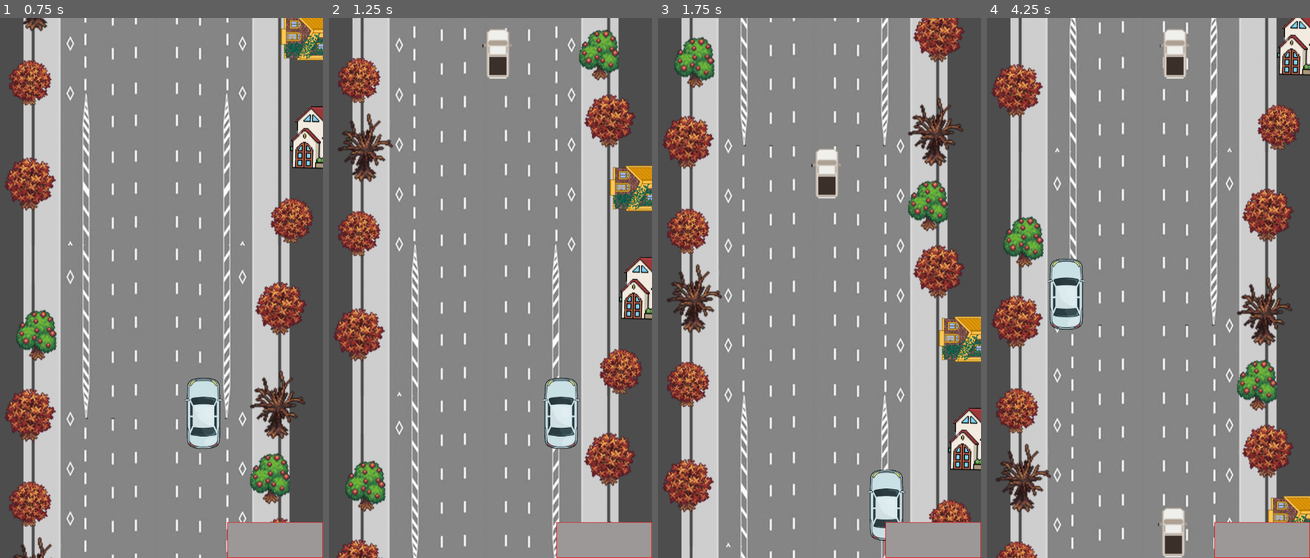
Above: before the commit, frames 1-4 (left to right).
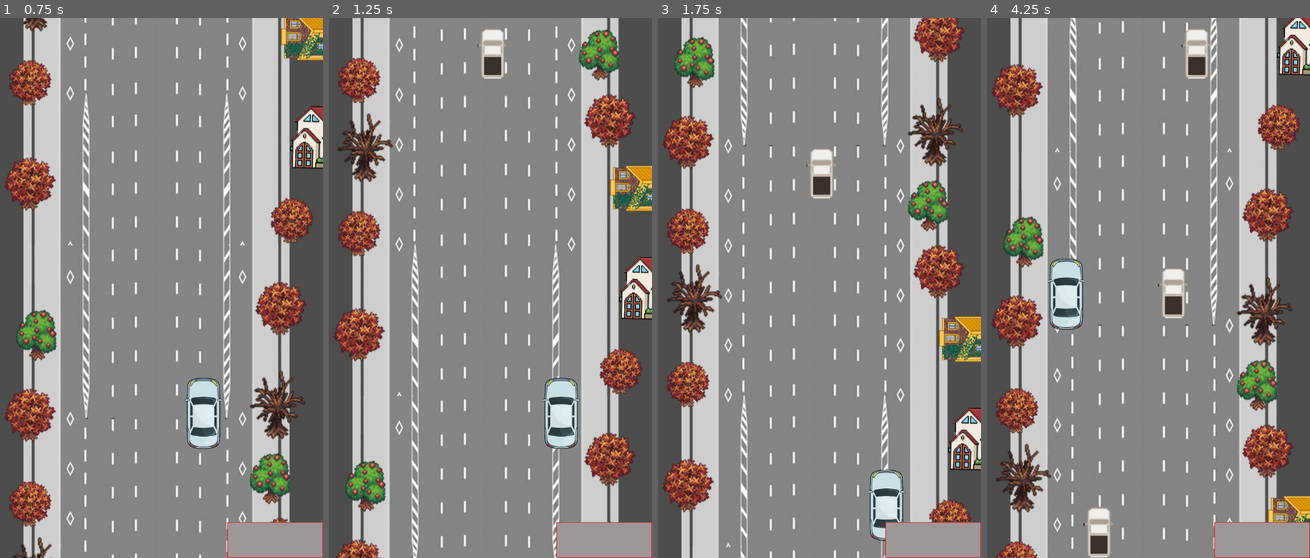
Above: after the commit, the same moments.

Repository: Zanzigzan/ChaosHacks-2024
Game: Godot game, scene res://main.tscn
The game is run twice, just before and just after one commit, with the same random seed, the same clock (stepped at 60 frames per second) and the same inputs.
Inputs:
- Up to frame 1 (0.75 s): hold Right (ui_right) from 0.53 s (still down)
- Up to frame 2 (1.25 s): keep holding Right (ui_right)
- Up to frame 3 (1.75 s): release Right (ui_right) at 1.28 s; hold Down (ui_down) from 1.28 s (still down)
- Up to frame 4 (4.25 s): release Down (ui_down) at 2.03 s; hold Right (ui_right) 2.03-2.78 s; hold Up (ui_up) 2.78-3.53 s; hold Left (ui_left) from 3.53 s (still down)

Frame 1 is identical in both runs. In frame 2, 0.4% of the frame differs, in the area x 45-57%, y 2-12%; in frame 3, 0.4%; in frame 4, 3.1%, in the area x 29-70%, y 2-100%.

Commit message:
S

Diff:
--- a/enemy.gd
+++ b/enemy.gd
@@ -22,7 +22,10 @@
 func _on_body_entered(body):
 	if body is Player:
 		body.die()
-	queue_free()
+	die()
 
 func set_wiggling(wiggling):
 	is_wiggling = wiggling
+
+func die():
+	queue_free()
--- a/main.gd
+++ b/main.gd
@@ -27,7 +27,7 @@
 		#$ParallaxBackground.scroll_offset.y = 0
 
 func _on_enemy_spawn_timer_timeout():
-	var enemy = enemy_scenes.pick_random().instantiate()
+	var enemy = enemy_scenes[0].instantiate()
 	enemy.global_position = Vector2(randf_range(240, 480), -50)
 	$EnemyContainer.add_child(enemy)
 
@@ -42,6 +42,11 @@
 		$WigglingTimer.stop()
 		$EventsMsgs.show_message("RICHMOND DRIVER!!!!", "BE AWARE!!!")
 		countEvent += 1
+
+		# Richmoooond Driiiveeeer
+		var enemy = enemy_scenes[1].instantiate()
+		enemy.global_position = Vector2(560, 1340)
+		$EnemyContainer.add_child(enemy)
 	elif countEvent == 2:
 		$EventsMsgs.show_message("CAUTION: ACIDENT AHEAD", "Transit!")
 	else:
--- a/main.tscn
+++ b/main.tscn
@@ -1,9 +1,10 @@
-[gd_scene load_steps=7 format=3 uid="uid://cp54u6l2jlcvm"]
+[gd_scene load_steps=8 format=3 uid="uid://cp54u6l2jlcvm"]
 
 [ext_resource type="Script" path="res://main.gd" id="1_7m5w8"]
 [ext_resource type="PackedScene" uid="uid://c0uf3xsnhgll4" path="res://enemy.tscn" id="2_eitbt"]
 [ext_resource type="PackedScene" uid="uid://dcxs6lviy8iqy" path="res://Player.tscn" id="3_foi4r"]
 [ext_resource type="Texture2D" uid="uid://dxk40741uyss1" path="res://Resources/Background/Road.png" id="3_spre1"]
+[ext_resource type="PackedScene" uid="uid://b5lbwy5hprciv" path="res://richmond_driver.tscn" id="3_y72yp"]
 [ext_resource type="PackedScene" uid="uid://r0qe4ipkl5k" path="res://events_msgs.tscn" id="5_wichx"]
 
 [sub_resource type="Curve2D" id="Curve2D_8atcv"]
@@ -14,7 +15,7 @@
 
 [node name="Main" type="Node2D"]
 script = ExtResource("1_7m5w8")
-enemy_scenes = Array[PackedScene]([ExtResource("2_eitbt")])
+enemy_scenes = Array[PackedScene]([ExtResource("2_eitbt"), ExtResource("3_y72yp")])
 
 [node name="ParallaxBackground" type="ParallaxBackground" parent="."]
 
--- a/richmond_driver.gd
+++ b/richmond_driver.gd
@@ -3,7 +3,7 @@
 var time = 0
 var turn = true
 
-@export var speed = 300
+@export var speed = 200
 
 func _physics_process(delta):
 	global_position.y -= speed * delta
@@ -19,3 +19,10 @@
 
 func _on_timer_timeout():
 	turn = not turn
+
+
+func _on_body_entered(body):
+	if body is Player:
+		body.die()
+	if body is Enemy:
+		body.die()
--- a/richmond_driver.tscn
+++ b/richmond_driver.tscn
@@ -4,8 +4,8 @@
 [ext_resource type="Texture2D" uid="uid://c4mbn6rga06c2" path="res://Resources/Sprites/CarV1.png" id="1_lk0x1"]
 
 [sub_resource type="CapsuleShape2D" id="CapsuleShape2D_txtrq"]
-radius = 59.0
-height = 298.0
+radius = 24.0
+height = 124.0
 
 [node name="RichmondDriver" type="Area2D"]
 position = Vector2(450, 1500)
@@ -15,15 +15,16 @@
 
 [node name="Sprite2D" type="Sprite2D" parent="."]
 position = Vector2(-70.25, -145.25)
-scale = Vector2(0.5, 0.5)
+scale = Vector2(0.2, 0.2)
 texture = ExtResource("1_lk0x1")
 
 [node name="CollisionShape2D" type="CollisionShape2D" parent="."]
-position = Vector2(-70, -150)
+position = Vector2(-70, -144)
 shape = SubResource("CapsuleShape2D_txtrq")
 
 [node name="Timer" type="Timer" parent="."]
 wait_time = 1.5
 autostart = true
 
+[connection signal="body_entered" from="." to="." method="_on_body_entered"]
 [connection signal="timeout" from="Timer" to="." method="_on_timer_timeout"]
